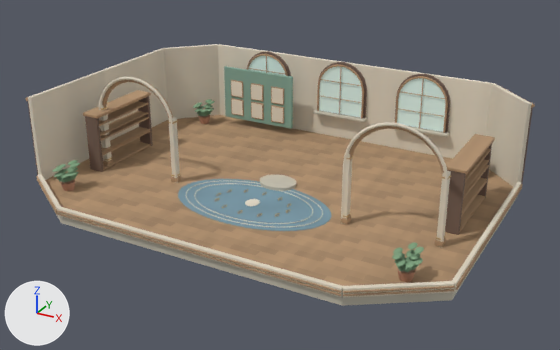
The glTF model apps/fairy-garden/museum-interior.glb: old version first, new version second.
The view is the same before and after, from a camera (50 mm lens) standing at (14.47, -26.04, 13.67) and looking at (0.37, -0.39, 0.84). The lights are fixed; the arrows at lower left show +X, +Y and +Z. The first picture is the older version. Vertices at exactly the same position are counted once.

The first picture shows 'Forest hamlet'.
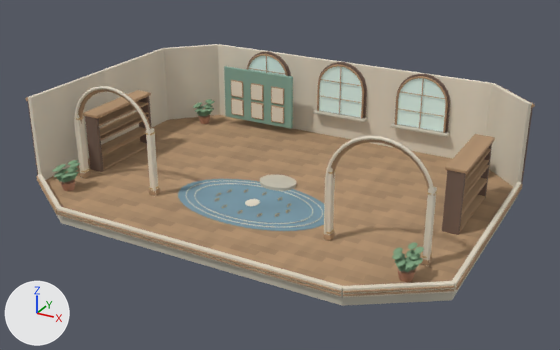
Changed parts and their boxes (x1, y1, x2, y2) in the pictures (560 x 350 px; the box of a moved part takes in the faces that stretch with it):
part 1 of me_arched_moulding_209, moved or reshaped
    before: (102, 80, 173, 118)
    after: (78, 89, 151, 130)
part 2 of me_arched_moulding_209, moved or reshaped
    before: (103, 159, 113, 165)
    after: (80, 171, 91, 178)
part 3 of me_arched_moulding_209, moved or reshaped
    before: (171, 175, 181, 183)
    after: (149, 188, 160, 196)
part 4 of me_arched_moulding_209, moved or reshaped
    before: (349, 126, 444, 174)
    after: (331, 139, 430, 189)
part 5 of me_arched_moulding_209, moved or reshaped
    before: (341, 215, 351, 224)
    after: (323, 231, 335, 241)
part 6 of me_arched_moulding_209, moved or reshaped
    before: (435, 238, 446, 247)
    after: (421, 256, 432, 266)
part 7 of me_arched_moulding_209, moved or reshaped
    before: (101, 105, 112, 161)
    after: (77, 115, 89, 173)
part 8 of me_arched_moulding_209, moved or reshaped
    before: (169, 117, 180, 177)
    after: (146, 128, 158, 196)
part 9 of me_arched_moulding_209, moved or reshaped
    before: (99, 77, 178, 183)
    after: (75, 86, 156, 196)
part 10 of me_arched_moulding_209, moved or reshaped
    before: (344, 154, 352, 224)
    after: (326, 168, 335, 235)
part 11 of me_arched_moulding_209, moved or reshaped
    before: (436, 171, 451, 247)
    after: (422, 186, 437, 259)
part 12 of me_arched_moulding_209, moved or reshaped
    before: (341, 122, 449, 242)
    after: (324, 136, 435, 266)

Diff of the bpy script that builds the scene:
```diff
--- a/apps/fairy-garden/museum-interior.glb.py
+++ b/apps/fairy-garden/museum-interior.glb.py
@@ me_arched_moulding_209 @@
 me_arched_moulding_209.from_pydata(...)  # 17146 vertices, 30244 faces; spans x -9.2..9.2, y -6.6..6.7, z -0.2..4.5
 # used by ob_forest_hamlet; location = (0.0, 0.0, 0.0)
+# me_arched_moulding_209 part 1: the loose piece of 254 vertices spanning x -7.8..-3.9, y -1.8..-1.6, z 0.1..4.4 is moved by (0.0, -1.5, 0.0)
+# me_arched_moulding_209 part 2: the loose piece of 56 vertices spanning x -7.8..-7.5, y -1.9..-1.5, z 0.2..0.4 is moved by (0.0, -1.5, 0.0)
+# me_arched_moulding_209 part 3: the loose piece of 56 vertices spanning x -4.1..-3.8, y -1.9..-1.5, z 0.2..0.4 is moved by (0.0, -1.5, 0.0)
+# me_arched_moulding_209 part 4: the loose piece of 254 vertices spanning x 3.9..7.8, y -1.8..-1.6, z 0.1..4.4 is moved by (0.0, -1.5, 0.0)
+# me_arched_moulding_209 part 5: the loose piece of 56 vertices spanning x 3.8..4.1, y -1.9..-1.5, z 0.2..0.4 is moved by (0.0, -1.5, 0.0)
+# me_arched_moulding_209 part 6: the loose piece of 56 vertices spanning x 7.5..7.8, y -1.9..-1.5, z 0.2..0.4 is moved by (0.0, -1.5, 0.0)
+# me_arched_moulding_209 part 7: the loose piece of 56 vertices spanning x -7.8..-7.5, y -1.9..-1.5, z 0.1..3.0 is moved by (0.0, -1.5, 0.0)
+# me_arched_moulding_209 part 8: the loose piece of 56 vertices spanning x -4.1..-3.8, y -1.9..-1.5, z 0.1..3.0 is moved by (0.0, -1.5, 0.0)
+# me_arched_moulding_209 part 9: the loose piece of 254 vertices spanning x -7.8..-3.8, y -1.9..-1.8, z 0.1..4.5 is moved by (0.0, -1.5, 0.0)
+# me_arched_moulding_209 part 10: the loose piece of 56 vertices spanning x 3.8..4.1, y -1.9..-1.5, z 0.1..3.0 is moved by (0.0, -1.5, 0.0)
+# me_arched_moulding_209 part 11: the loose piece of 56 vertices spanning x 7.5..7.8, y -1.9..-1.5, z 0.1..3.0 is moved by (0.0, -1.5, 0.0)
+# me_arched_moulding_209 part 12: the loose piece of 254 vertices spanning x 3.8..7.8, y -1.9..-1.8, z 0.1..4.5 is moved by (0.0, -1.5, 0.0)
 me_arched_moulding_209.materials.append(mat_interior_honey_oak_wood)
```
